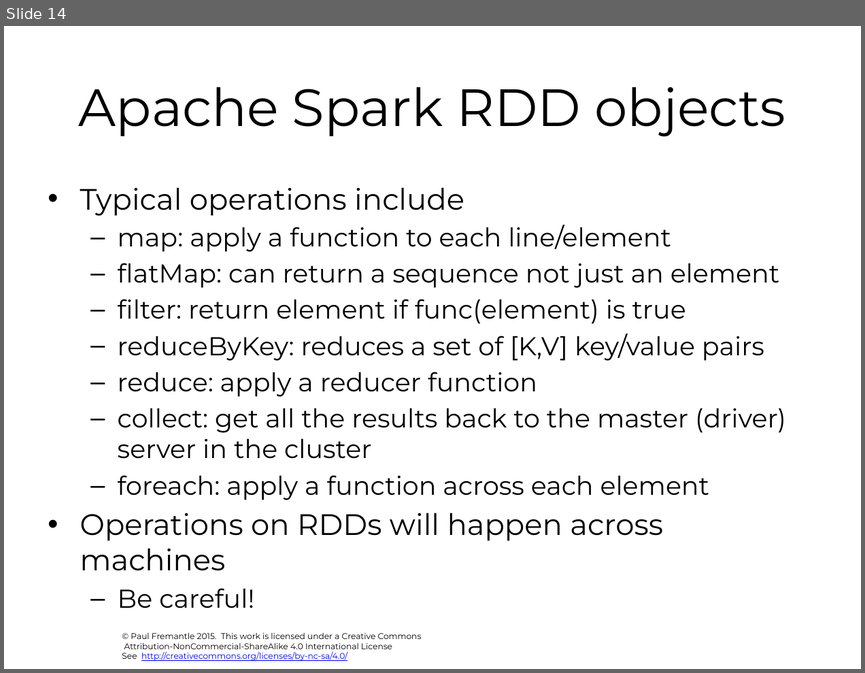
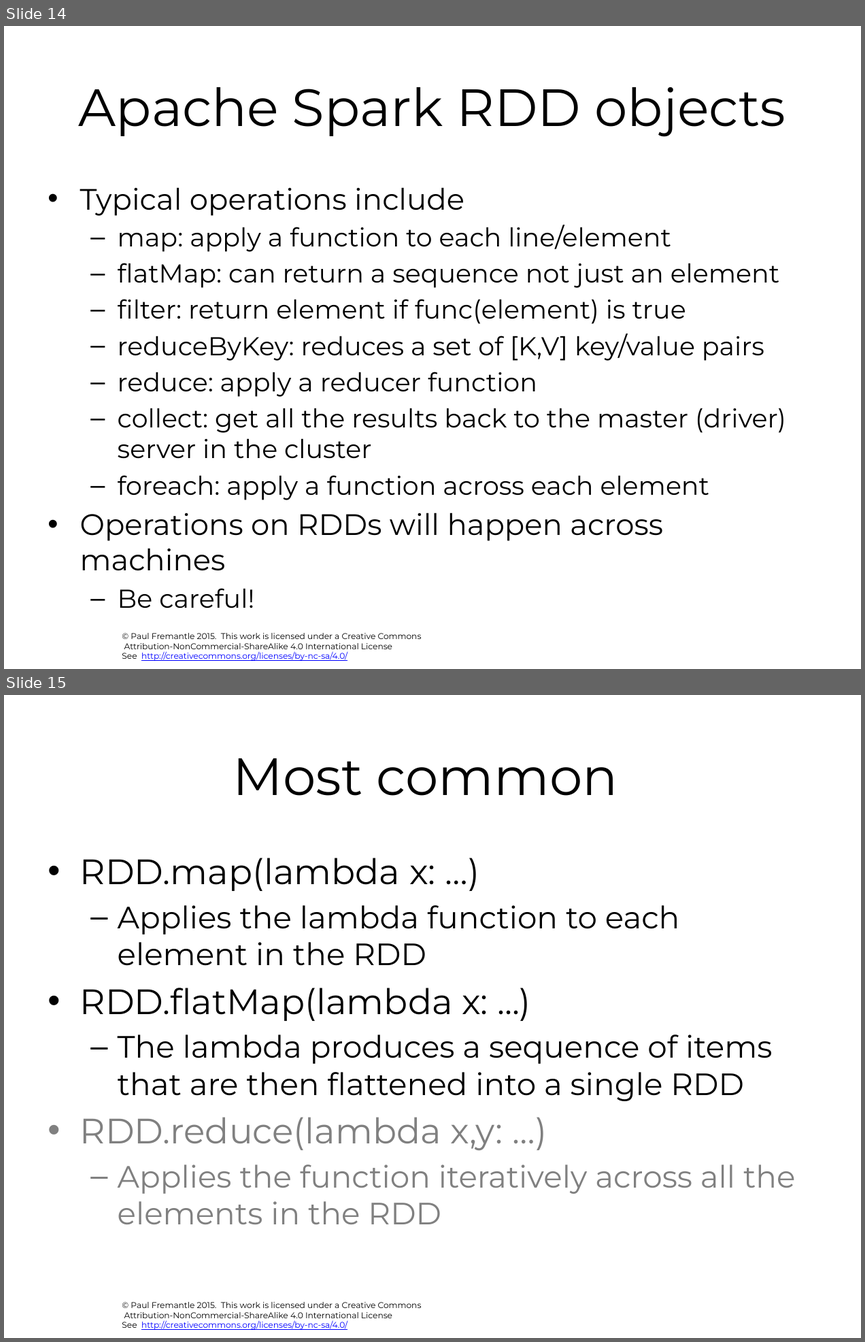
Before and after one commit to pzfreo/ox-clo, a slide deck: pres-source/07-spark-and-adjuncts.pptx. Shown one above the other, each under a label of ours: slide 14 before the commit, slides 14 and 15 after it. The pictures are 865x673 and 865x1342 pixels, drawn with LibreOffice and Linux fonts; fonts in the diff are those of the drawing; background and template pictures are left out. Boxes give left, top, right and bottom in pixels: in the first picture for what was removed or moved away, otherwise in the second. Text is boxed around its words. In the diff, an @@ line names an element or a change of style, - is before the commit and + after.

```diff
--- a/pres-source/07-spark-and-adjuncts.pptx
+++ b/pres-source/07-spark-and-adjuncts.pptx
@@ slide 15 added at bbox=[4, 695, 861, 1338], background #FFFFFF; not listed: 1 template element that a slide beside it also shows @@
@@ title added at bbox=[233, 758, 618, 796], 44 pt, text #000000 @@
+Most common
@@ text added at bbox=[80, 858, 796, 1224], 25.9 pt, text #000000 @@
+• RDD.map(lambda x: …)
+  – Applies the lambda function to each element in the RDD
+• RDD.flatMap(lambda x: ...)
+  – The lambda produces a sequence of items that are then flattened into a single RDD
+• RDD.reduce(lambda x,y: …)
+  – Applies the function iteratively across all the elements in the RDD
```
Also in this commit, not shown: 1 other slide added, 17 other files.
